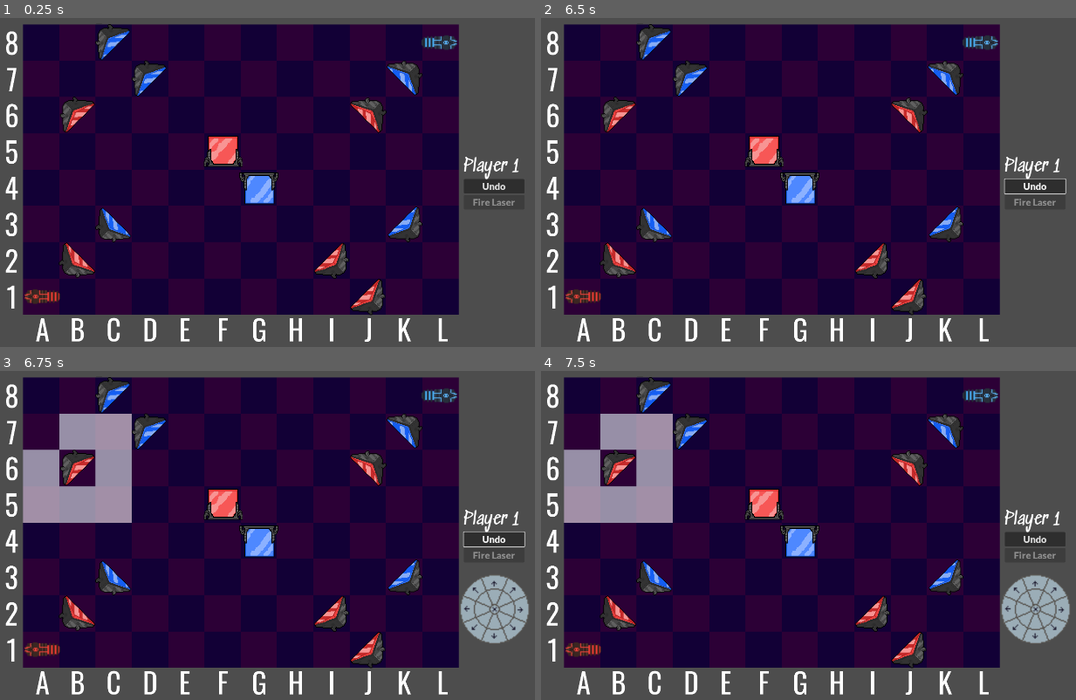
Above: before the commit, frames 1-4 (two rows, left to right).
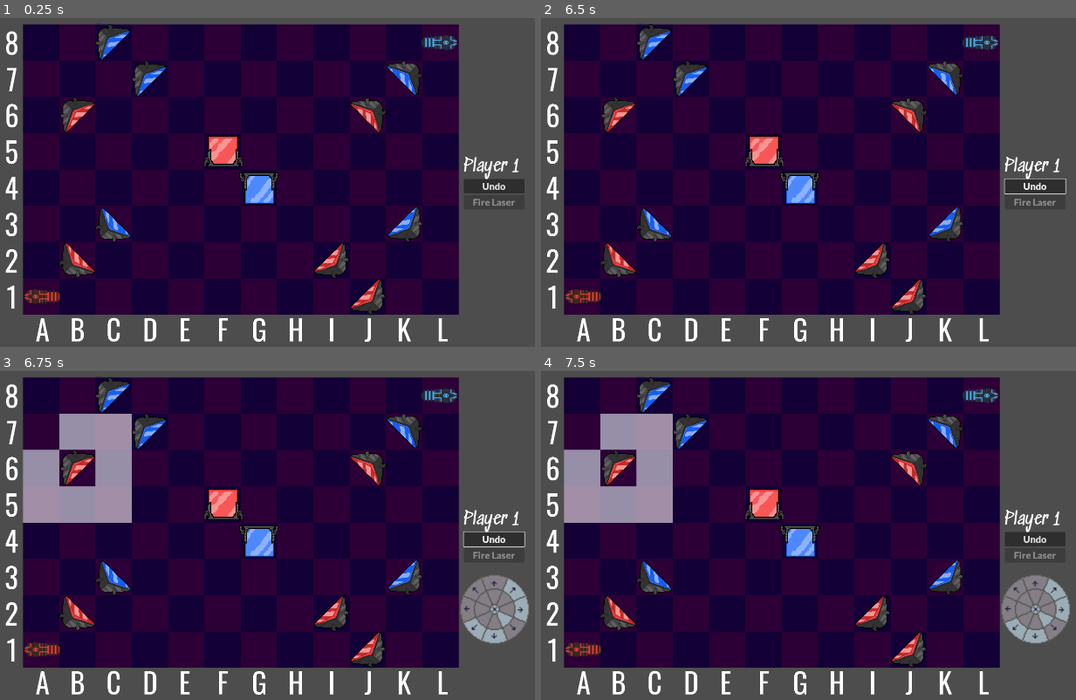
Above: after the commit, the same moments.

Repository: mzbrubak/Reflectix
Game: Godot game, scene res://Scenes/main.tscn
The game is run twice, just before and just after one commit, with the same random seed, the same clock (stepped at 60 frames per second) and the same inputs.
Inputs (mouse positions are in pixels of both pictures, inside the frame that each line leads up to):
- Up to frame 1 (0.25 s): no input
- Up to frame 2 (6.5 s): click "Undo" at 0.5 s; click "Undo" at 1.25 s; click "Undo" at 2 s; tap Enter at 2.75, 4.25, 5.75 s; move the mouse to (969, 169) at 2.77 s; click (969, 169) at 2.92 s; tap Space at 3.5, 5 s; move the mouse to (680, 208) at 3.52 s; click (680, 208) at 3.67 s; move the mouse to (888, 100) at 4.27 s; click (888, 100) at 4.42 s; move the mouse to (781, 264) at 5.02 s; click (781, 264) at 5.17 s; move the mouse to (1027, 245) at 5.77 s; click (1027, 245) at 5.92 s
- Up to frame 3 (6.75 s): tap Space at 6.5 s; move the mouse to (69, 482) at 6.52 s; click (69, 482) at 6.67 s
- Up to frame 4 (7.5 s): click (1033, 607) at 7.25 s

Frames 1-2 are identical in both runs. In frame 3, 1.1% of the frame differs, in the area x 86-99%, y 62-82%; in frame 4, 1.1%.

Commit message:
Rotation UI buttons activate only if rotation state accessible
This enforces only being able to rotate 45 or 90 degrees

Diff:
--- a/Scenes/rotation_ui.gd
+++ b/Scenes/rotation_ui.gd
@@ -1,14 +1,40 @@
 extends Control
-
-
+var rotate_piece=null
+var rotation_buttons
 # Called when the node enters the scene tree for the first time.
 func _ready():
 	SignalBus.rotation_selection.connect(on_rotate_selection)
-
-
+	SignalBus.piece.connect(on_piece)
+	rotation_buttons=self.get_children()
 # Called every frame. 'delta' is the elapsed time since the previous frame.
 func _process(delta):
 	pass
 
 func on_rotate_selection(rotate_selection):
 	$".".visible = rotate_selection
+
+func on_piece(piece_node):
+	rotate_piece=piece_node.get_parent()
+	for rotation_button in rotation_buttons:
+		rotation_button.disabled=!is_rotation_accessible(rotation_button,rotate_piece.state)
+
+func is_rotation_accessible(rotation_button, state)->bool:
+	if state==Vector3i(0,0,1):
+		if rotation_button.state==Vector3(0,0,1):
+			return false
+		else:
+			return true
+	else:
+		var newstate=rotation_button.state
+		if (state.x==newstate.x)&&(state.y==newstate.y)&&(state.z!=newstate.z):
+			return true
+		elif (state.x==newstate.x)&&(state.y!=newstate.y)&&(state.z==newstate.z):
+			return true
+		elif (state.x!=newstate.x)&&(state.y==newstate.y)&&(state.z==newstate.z):
+			return true
+		elif newstate==Vector3i(0,0,1):
+			return true
+		elif state.z==1 and newstate.z==1 and state.x==-state.x and state.y==-state.y:
+			return true
+		else:
+			return false
--- a/global/SignalBus.gd
+++ b/global/SignalBus.gd
@@ -11,6 +11,7 @@
 
 var piece_location = null
 var has_move_been_made:bool = false
+var piece_rotation_state=null
 
 # Called when the node enters the scene tree for the first time.
 func _ready() -> void:
